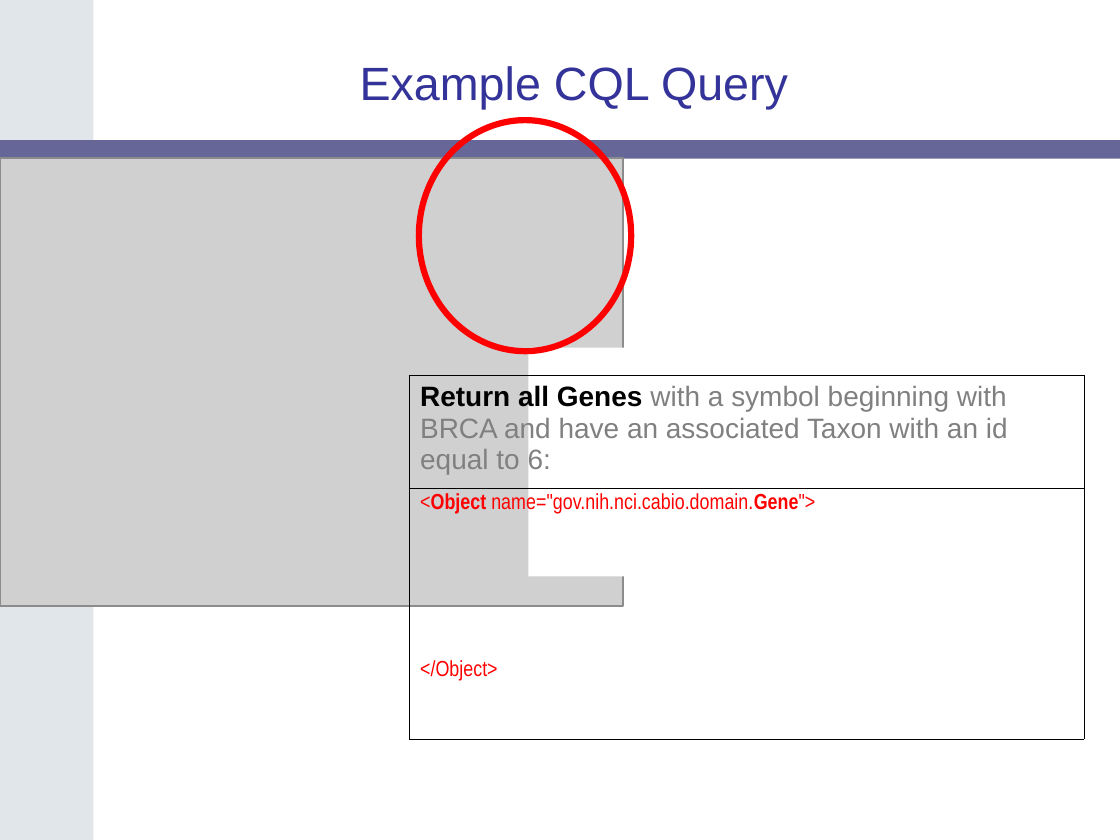
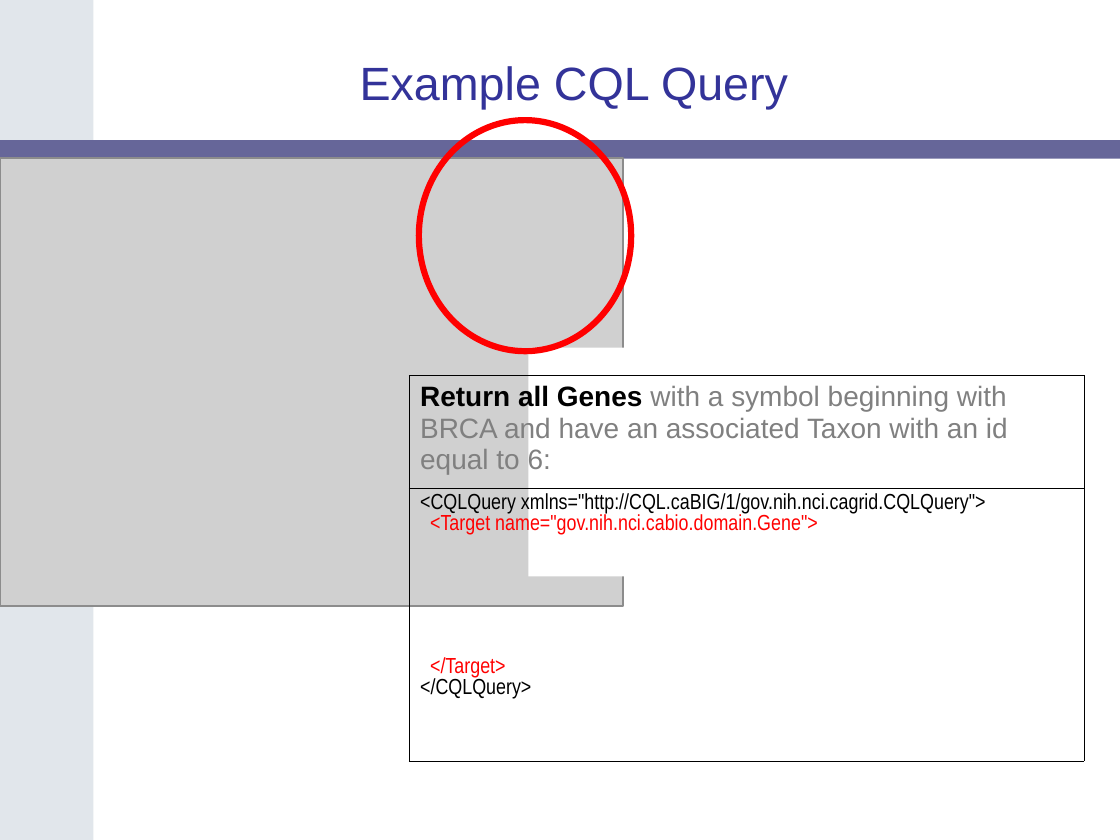
Before and after one commit to NCIP/cagrid-portal, a slide deck: slide 25 of cagrid-1-0/Documentation/docs/DataService/Slides/caGrid-1.0-Data-Services-20060605.ppt. Drawn at 1120x840 pixels with LibreOffice and Linux fonts; fonts in the diff are those of the drawing; grey boxes stand for pictures; background and template pictures are left out. Boxes give left, top, right and bottom in pixels: in the first picture for what was removed or moved away, otherwise in the second. Text is boxed around its words. In the diff, an @@ line names an element or a change of style, - is before the commit and + after.

```diff
--- a/cagrid-1-0/Documentation/docs/DataService/Slides/caGrid-1.0-Data-Services-20060605.ppt
+++ b/cagrid-1-0/Documentation/docs/DataService/Slides/caGrid-1.0-Data-Services-20060605.ppt
@@ table at box(409, 375, 1083, 759) @@
@@ row 2, column 1: "<Object name="gov.nih.nci.cabio.domain.Gene"> / </Object>" to "<CQLQuery xmlns="http://CQL.caBIG/1/gov.nih.nci.cagrid.CQLQuery"> / <Target name="gov.nih.nci.cabio.domain.Gene"> / </Target> / </CQLQuery>" @@
```
Also in this commit, not shown: 3 other slides changed.
